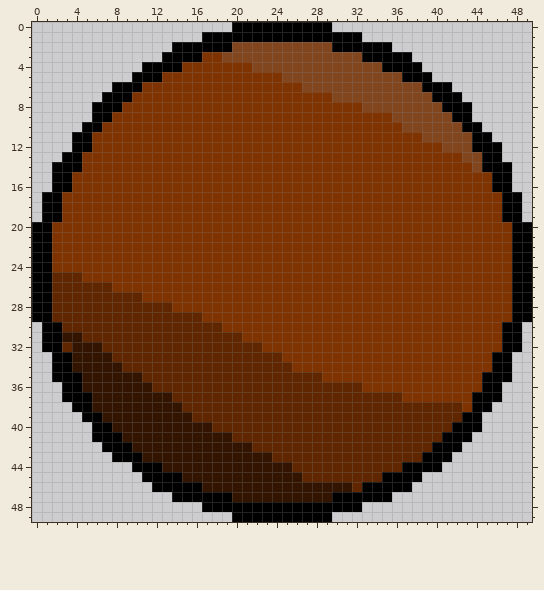
File history of a pixel-art sprite, Res/Textures/Wood_Shield.png. This is how it looked before the edit.
The file is 50x50 pixels.
The result:
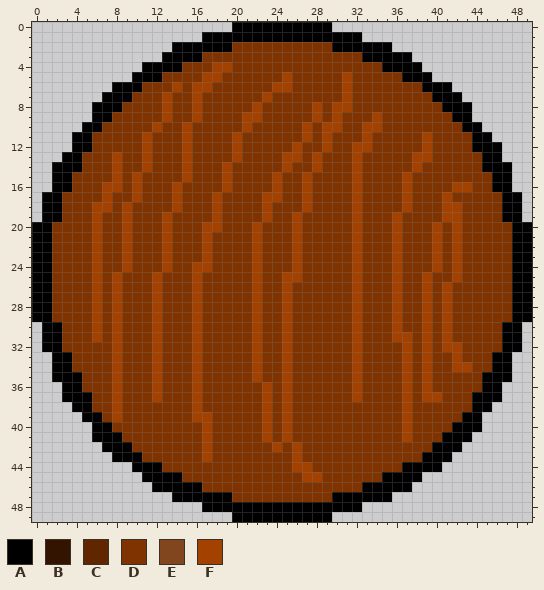
Palette (. is transparent): A #000000  B #331400  C #602600  D #7f3300  E #82461f  F #a34100
Change:
@@ x 0..49 @@
  1 .................AAAAAAAAAAAAAAAA.................
- 2 ..............AAAAAAEEEEEEEEEEAAAAAA..............
- 3 .............AAAADDEEEEEEEEEEEEEEAAAAA............
- 4 ...........AAAADDDDDDDEEEEEEEEEEEEEAAAA...........
- 5 ..........AAADDDDDDDDDDDDEEEEEEEEEEEEAAA..........
- 6 ........AAADDDDDDDDDDDDDDDDEEEEEEEEEEEEAAA........
- 7 .......AAADDDDDDDDDDDDDDDDDDDDEEEEEEEEEEAAA.......
- 8 ......AAADDDDDDDDDDDDDDDDDDDDDDDDEEEEEEEEAAA......
- 9 ......AADDDDDDDDDDDDDDDDDDDDDDDDDDDDEEEEEEAA......
-10 .....AADDDDDDDDDDDDDDDDDDDDDDDDDDDDDDEEEEEEAA.....
-11 ....AADDDDDDDDDDDDDDDDDDDDDDDDDDDDDDDDDEEEEEAA....
-12 ....AADDDDDDDDDDDDDDDDDDDDDDDDDDDDDDDDDDDEEEAAA...
-13 ...AADDDDDDDDDDDDDDDDDDDDDDDDDDDDDDDDDDDDDDEEAA...
-14 ..AAADDDDDDDDDDDDDDDDDDDDDDDDDDDDDDDDDDDDDDDEAAA..
-15 ..AADDDDDDDDDDDDDDDDDDDDDDDDDDDDDDDDDDDDDDDDDDAA..
-16 ..AADDDDDDDDDDDDDDDDDDDDDDDDDDDDDDDDDDDDDDDDDDAA..
-17 .AADDDDDDDDDDDDDDDDDDDDDDDDDDDDDDDDDDDDDDDDDDDDAA.
-18 .AADDDDDDDDDDDDDDDDDDDDDDDDDDDDDDDDDDDDDDDDDDDDAA.
-19 .AADDDDDDDDDDDDDDDDDDDDDDDDDDDDDDDDDDDDDDDDDDDDAA.
-20 AADDDDDDDDDDDDDDDDDDDDDDDDDDDDDDDDDDDDDDDDDDDDDDAA
-21 AADDDDDDDDDDDDDDDDDDDDDDDDDDDDDDDDDDDDDDDDDDDDDDAA
-22 AADDDDDDDDDDDDDDDDDDDDDDDDDDDDDDDDDDDDDDDDDDDDDDAA
-23 AADDDDDDDDDDDDDDDDDDDDDDDDDDDDDDDDDDDDDDDDDDDDDDAA
-24 AADDDDDDDDDDDDDDDDDDDDDDDDDDDDDDDDDDDDDDDDDDDDDDAA
-25 AACCCDDDDDDDDDDDDDDDDDDDDDDDDDDDDDDDDDDDDDDDDDDDAA
-26 AACCCCCCDDDDDDDDDDDDDDDDDDDDDDDDDDDDDDDDDDDDDDDDAA
-27 AACCCCCCCCCDDDDDDDDDDDDDDDDDDDDDDDDDDDDDDDDDDDDDAA
-28 AACCCCCCCCCCCCDDDDDDDDDDDDDDDDDDDDDDDDDDDDDDDDDDAA
-29 AACCCCCCCCCCCCCCCDDDDDDDDDDDDDDDDDDDDDDDDDDDDDDDAA
-30 .AACCCCCCCCCCCCCCCCDDDDDDDDDDDDDDDDDDDDDDDDDDDDAA.
-31 .AABBCCCCCCCCCCCCCCCCDDDDDDDDDDDDDDDDDDDDDDDDDDAA.
-32 .AACBBBCCCCCCCCCCCCCCCCDDDDDDDDDDDDDDDDDDDDDDDDAA.
-33 ..AABBBBCCCCCCCCCCCCCCCCCDDDDDDDDDDDDDDDDDDDDDAA..
-34 ..AABBBBBCCCCCCCCCCCCCCCCCDDDDDDDDDDDDDDDDDDDDAA..
-35 ..AAABBBBBBCCCCCCCCCCCCCCCCCCDDDDDDDDDDDDDDDDAAA..
-36 ...AABBBBBBBCCCCCCCCCCCCCCCCCCCCCDDDDDDDDDDDDAA...
-37 ...AAABBBBBBBBCCCCCCCCCCCCCCCCCCCCCCCDDDDDDDAAA...
-38 ....AABBBBBBBBBCCCCCCCCCCCCCCCCCCCCCCCCCCCCDAA....
-39 .....AABBBBBBBBBCCCCCCCCCCCCCCCCCCCCCCCCCCCAA.....
-40 ......AABBBBBBBBBBCCCCCCCCCCCCCCCCCCCCCCCCAAA.....
-41 ......AAABBBBBBBBBBBCCCCCCCCCCCCCCCCCCCCCAAA......
-42 .......AAABBBBBBBBBBBBCCCCCCCCCCCCCCCCCCAAA.......
-43 ........AAABBBBBBBBBBBBBCCCCCCCCCCCCCCCAAA........
-44 ..........AAABBBBBBBBBBBBBCCCCCCCCCCCAAAA.........
-45 ...........AAAABBBBBBBBBBBBCCCCCCCCAAAA...........
-46 ............AAAAABBBBBBBBBBBBBBBCAAAAA............
-47 ..............AAAAAABBBBBBBBBBAAAAAA..............
+ 2 ..............AAAAAADDDDDDDDDDAAAAAA..............
+ 3 .............AAAADDDDDDDDDDDDDDDDAAAAA............
+ 4 ...........AAAADDDFFDDDDDDDDDDDDDDDAAAA...........
+ 5 ..........AAADDDDFFDDDDDDFDDDDDFDDDDDAAA..........
+ 6 ........AAADDDFDFFDDDDDDFFDDDDDFDDDDDDDAAA........
+ 7 .......AAADDDFDDFDDDDDDFDDDDDDDFDDDDDDDDAAA.......
+ 8 ......AAADDDDFDDFDDDDDFDDDDDFDFFDDDDDDDDDAAA......
+ 9 ......AADDDDDFDDFDDDDFFDDDDDFDFDDDFDDDDDDDAA......
+10 .....AADDDDDFDDFDDDDDFDDDDDFDFFDDFFDDDDDDDDAA.....
+11 ....AADDDDDFDDDFDDDDFDDDDDDFDFDDDFDDDDDFDDDDAA....
+12 ....AADDDDDFDDDFDDDDFDDDDDFDDFDDFFDDDDDFDDDDAAA...
+13 ...AADDDFDDFDDDFDDDDFDDDDFFDFDDDFDDDDDFFDDDDDAA...
+14 ..AAADDDFDDFDDDFDDDFDDDDDFDDFDDDFDDDDDFDDDDDDAAA..
+15 ..AADDDDFDFDDDDFDDDFDDDDFDDFDDDDFDDDDFDDDDDDDDAA..
+16 ..AADDDFFDFDDDFDDDDFDDDDFDDFDDDDFDDDDFDDDDFFDDAA..
+17 .AADDDDFDDFDDDFDDDFDDDDFFDDFDDDDFDDDDFDDDFDDDDDAA.
+18 .AADDDFFDFDDDDFDDDFDDDDFDDDFDDDDFDDDDFDDDFFDDDDAA.
+19 .AADDDFDDFDDDFDDDDFDDDDFDDFDDDDDFDDDFDDDDFFDDDDAA.
+20 AADDDDFDDFDDDFDDDFFDDDFDDDFDDDDDFDDDFDDDFDFDDDDDAA
+21 AADDDDFDDFDDDFDDDFDDDDFDDDFDDDDDFDDDFDDDFDFDDDDDAA
+22 AADDDDFDDFDDDFDDDFDDDDFDDDFDDDDDFDDDFDDDFDFDDDDDAA
+23 AADDDDFDDFDDDFDDDFDDDDFDDDFDDDDDFDDDFDDDFDFDDDDDAA
+24 AADDDDFDDFDDDFDDFFDDDDFDDDFDDDDDFDDDFDDDFDFDDDDDAA
+25 AADDDDFDFDDDFDDDFDDDDDFDDFFDDDDDFDDDFDDFDDFDDDDDAA
+26 AADDDDFDFDDDFDDDFDDDDDFDDFDDDDDDFDDDFDDFDFDDDDDDAA
+27 AADDDDFDFDDDFDDDFDDDDDFDDFDDDDDDFDDDFDDFDFDDDDDDAA
+28 AADDDDFDFDDDFDDDFDDDDDFDDFDDDDDDFDDDFDDFDFDDDDDDAA
+29 AADDDDFDFDDDFDDDFDDDDDFDDFDDDDDDFDDDFDDFDFDDDDDDAA
+30 .AADDDFDFDDDFDDDFDDDDDFDDFDDDDDDFDDDFDDFDFDDDDDAA.
+31 .AADDDFDFDDDFDDDFDDDDDFDDFDDDDDDFDDDFFDFDFDDDDDAA.
+32 .AADDDDDFDDDFDDDFDDDDDFDDFDDDDDDFDDDDFDFDFFDDDDAA.
+33 ..AADDDDFDDDFDDDFDDDDDFDDFDDDDDDFDDDDFDFDDFDDDAA..
+34 ..AADDDDFDDDFDDDFDDDDDFDDFDDDDDDFDDDDFDFDDFFDDAA..
+35 ..AAADDDFDDDFDDDFDDDDDFDDFDDDDDDFDDDDFDFDDDDDAAA..
+36 ...AADDDFDDDFDDDFDDDDDDFDFDDDDDDFDDDDFDFDDDDDAA...
+37 ...AAADDFDDDFDDDFDDDDDDFDFDDDDDDFDDDDFDFFDDDAAA...
+38 ....AADDFDDDDDDDFDDDDDDFDFDDDDDDDDDDDFDDDDDDAA....
+39 .....AADFDDDDDDDFFDDDDDFDFDDDDDDDDDDDFDDDDDAA.....
+40 ......AADDDDDDDDDFDDDDDFDFDDDDDDDDDDDFDDDDAAA.....
+41 ......AAADDDDDDDDFDDDDDFDFDDDDDDDDDDDFDDDAAA......
+42 .......AAADDDDDDDFDDDDDDFDFDDDDDDDDDDDDDAAA.......
+43 ........AAADDDDDDFDDDDDDDDFDDDDDDDDDDDDAAA........
+44 ..........AAADDDDDDDDDDDDDFFDDDDDDDDDAAAA.........
+45 ...........AAAADDDDDDDDDDDDFFDDDDDDAAAA...........
+46 ............AAAAADDDDDDDDDDDDDDDDAAAAA............
+47 ..............AAAAAADDDDDDDDDDAAAAAA..............
 48 .................AAAAAAAAAAAAAAAA.................
